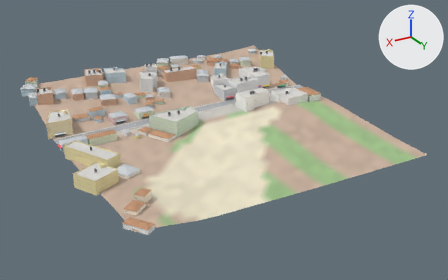
What one commit did to the glTF model city/hi/t_-5_6.glb.
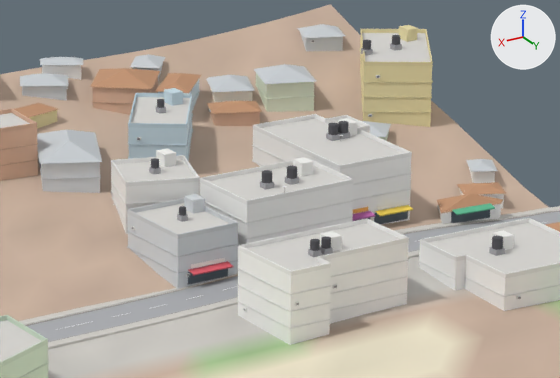
There are two pictures of each version: one whole from a 50 mm camera at (-902.0, 2101.0, 211.0) aimed at (-1156.0, 1677.0, 0.0), one close up on the part from 42% to 67% of the width and 16% to 42% of the height. Every picture has the same lights, and +X, +Y and +Z are marked at upper right. The last two pictures show the newer version. Vertices at exactly the same position are counted once.

Names of what the first close-up shows: 'Buildings-col', 'Details', 'Roads-col', 'Sidewalks-col', 'Terrain-col'.
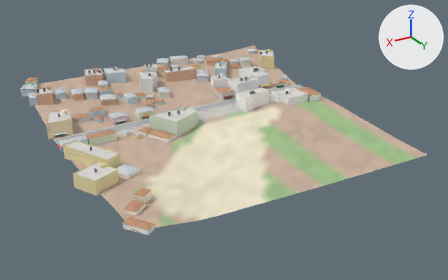
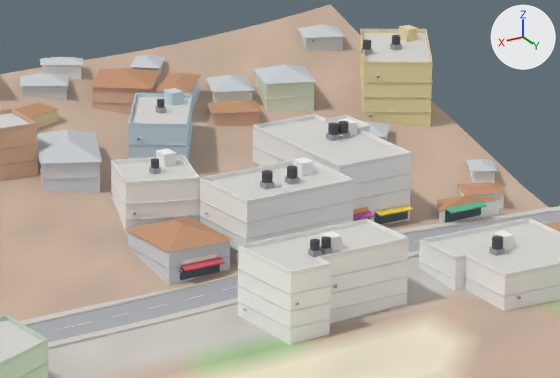
Where the change shows, as pixel boxes [x1, y1, x2, y2] in the close-ups (560 x 378 px; the box of a moved part takes in the faces that stretch with it):
part 1 of me_buildings_col, added (brown)
    after: [125, 216, 233, 253]
part 2 of me_buildings_col, rebuilt (7% narrower, 20% shorter)
    before: [128, 203, 238, 289]
    after: [128, 216, 230, 285]
part 3 of me_buildings_col, moved or reshaped
    before: [437, 193, 503, 224]
    after: [437, 195, 500, 223]
part 4 of me_details, moved or reshaped
    before: [451, 210, 490, 223]
    after: [445, 208, 481, 222]
part 5 of me_details, moved or reshaped
    before: [452, 203, 495, 214]
    after: [446, 201, 486, 213]
part 6 of me_details, moved or reshaped
    before: [456, 208, 495, 215]
    after: [451, 205, 487, 214]
part 7 of me_details, moved or reshaped
    before: [191, 258, 225, 269]
    after: [180, 264, 220, 280]
part 8 of me_details, moved or reshaped
    before: [193, 266, 233, 276]
    after: [183, 253, 217, 265]
part 9 of me_details, deleted
    before: [127, 194, 238, 257]
part 10 of me_details, moved or reshaped
    before: [127, 206, 439, 285]
    after: [127, 205, 438, 271]

What changed in the scene script:
```text
Change me_buildings_col:
    used by ob_buildings_col; location = (0.0, 0.0, 0.0)
    remove me_buildings_col.from_pydata(...)  # 903 vertices, 1057 faces; spans x -1288.0..-1012.0, y 1529.0..1797.0, z 8.0..38.0
    add me_buildings_col.from_pydata(...)  # 909 vertices, 1063 faces; spans x -1288.0..-1012.0, y 1529.0..1797.0, z 8.0..38.0
    me_buildings_col part 1: the loose piece of 6 vertices spanning x -1273.0..-1262.0, y 1605.0..1616.0, z 16.0..17.0 is copied, and the copy is turned -66.9 degrees about the z axis through its middle and scaled by 1.92, then moved by (72.0, 2.0, 4.0); it spans x -1202.0..-1188.0, y 1604.0..1621.0, z 19.0..22.0
    me_buildings_col part 2: the loose piece of 8 vertices spanning x -1202.0..-1188.0, y 1604.0..1623.0, z 12.0..23.0 is rebuilt with 8 vertices and now spans x -1202.0..-1188.0, y 1604.0..1620.0, z 13.0..20.0, in mat_wall
    me_buildings_col part 3
    2 vertices are removed from x -1260.0..-1251.0, y 1617.0..1619.0, z 16.0..18.0
    6 faces are deleted
    5 vertices move from x -1265.0..-1252.0, y 1619.0..1620.0, z 12.0..16.0 to x -1264.0..-1252.0, y 1618.0, z 12.0..16.0
    2 vertices are added at (-1260.0, 1616.0, 18.0), (-1251.0, 1618.0, 16.0)
    6 new faces join them, mat_roof
Change me_details:
    used by ob_details; location = (0.0, 0.0, 0.0)
    remove me_details.from_pydata(...)  # 5627 vertices, 9144 faces; spans x -1288.0..-1012.0, y 1529.0..1769.0, z 10.0..40.0
    add me_details.from_pydata(...)  # 5502 vertices, 8950 faces; spans x -1288.0..-1012.0, y 1529.0..1769.0, z 10.0..40.0
    me_details part 4: the loose piece of 8 vertices spanning x -1263.0..-1254.0, y 1619.0..1620.0, z 13.0..16.0 is moved by (1.0, -1.0, 0.0)
    me_details part 5: the loose piece of 4 vertices spanning x -1263.0..-1254.0, y 1619.0..1622.0, z 16.0 is moved by (1.0, -1.0, 0.0)
    me_details part 6: the loose piece of 8 vertices spanning x -1263.0..-1254.0, y 1621.0..1622.0, z 16.0 is moved by (1.0, -1.0, 0.0)
    me_details part 7: the loose piece of 8 vertices spanning x -1199.0..-1192.0, y 1622.0..1623.0, z 16.0..17.0 is scaled about its middle by (1.19, 1.08, 3.13), then moved by (1.0, -2.0, -2.0)
    me_details part 8: the loose piece of 8 vertices spanning x -1200.0..-1191.0, y 1624.0, z 15.0..16.0 is moved by (1.0, -4.0, 1.0)
    me_details part 9: 12 loose pieces with 125 vertices, spanning x -1203.0..-1188.0, y 1604.0..1623.0, z 19.0..25.0, are deleted
    me_details part 10
    12 vertices are removed from x -1256.0..-1037.0, y 1613.0..1680.0, z 13.0..20.0
    42 faces are deleted
    4 vertices in x -1189.0, y 1623.0, z 16.0 move by (1.0, -3.0, 0.0)
    4 vertices in x -1202.0, y 1622.0, z 16.0 move by (0.0, -2.0, 0.0)
    4 vertices in x -1203.0..-1189.0, y 1622.0..1623.0, z 16.0 move by (1.0, -2.0, 0.0)
    2 vertices move within x -1255.0, y 1613.0, z 15.0
    12 vertices are added at x -1255.0..-1036.0, y 1613.0..1679.0, z 15.0..20.0
    42 new faces join them
    other edits to the shape of me_details do not show in these pictures
```
